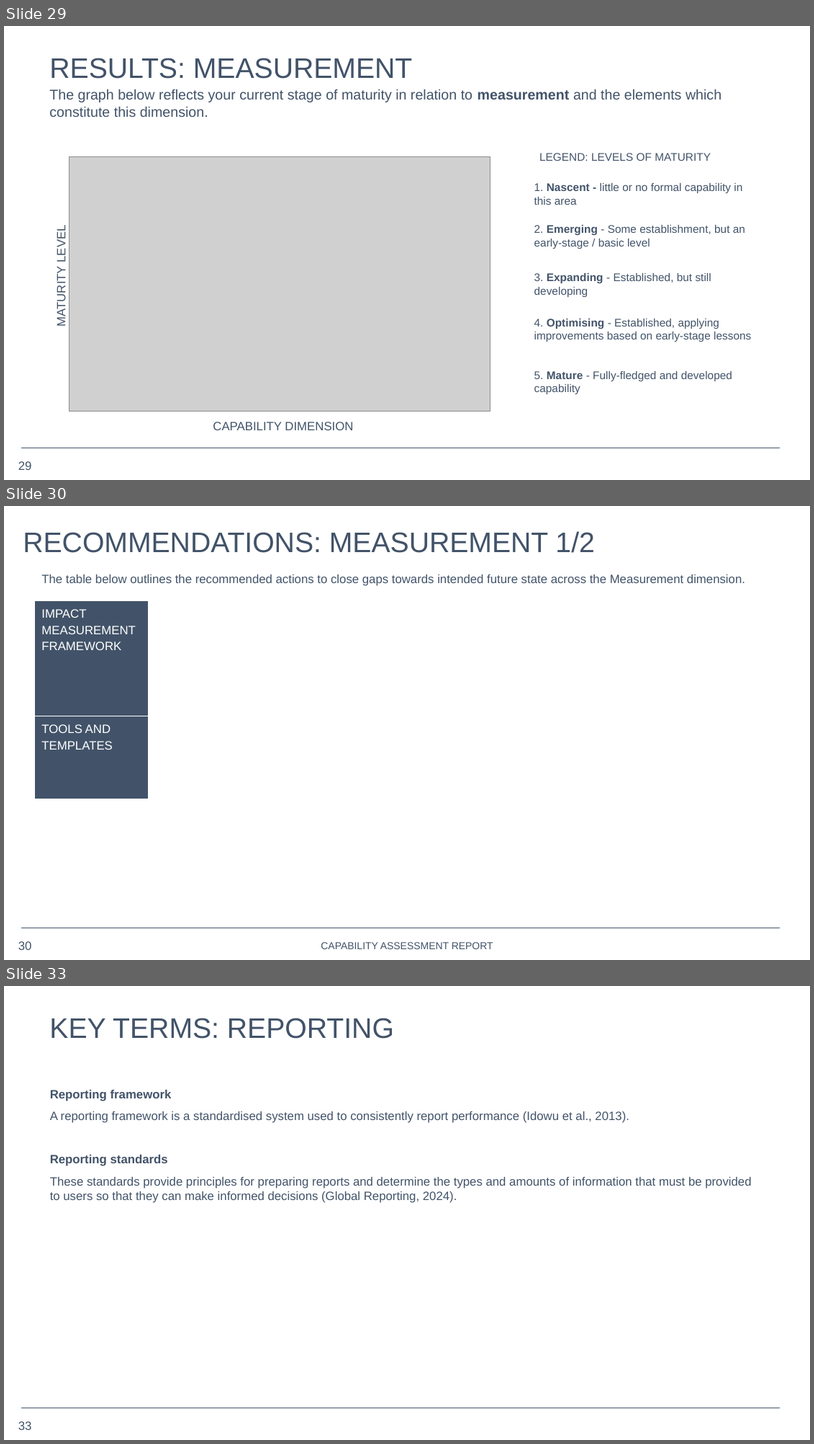
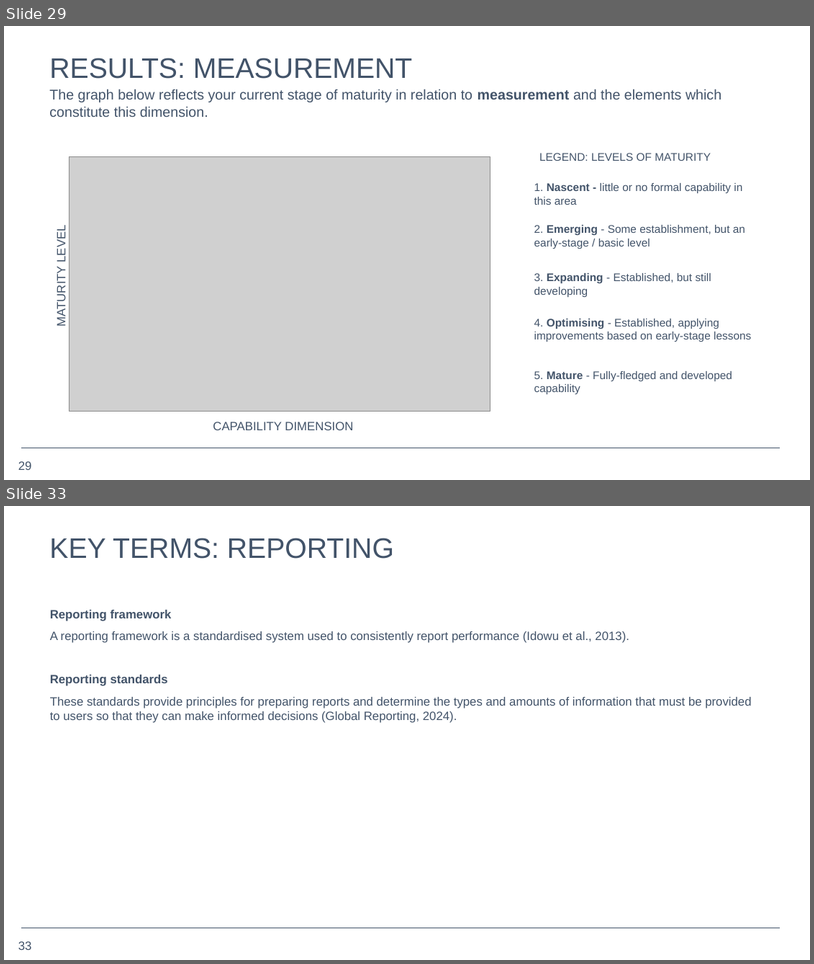
Before and after one commit to opus-meum/power-automate, a slide deck: Capability Assessment Report.pptx. Shown one above the other, each under a label of ours: slides 29, 30 and 33 before the commit, slides 29 and 33 after it; the slides between them are not shown. The pictures are 814x1444 and 814x964 pixels, drawn with LibreOffice and Linux fonts; fonts in the diff are those of the drawing; grey boxes stand for pictures; background and template pictures are left out. Boxes give left, top, right and bottom in pixels: in the first picture for what was removed or moved away, otherwise in the second. Text is boxed around its words. In the diff, an @@ line names an element or a change of style, - is before the commit and + after.

```diff
--- a/Capability Assessment Report.pptx
+++ b/Capability Assessment Report.pptx
@@ slide 30 removed at (x1=4, y1=506, x2=810, y2=960), background #FFFFFF; not listed: 1 template element that a slide beside it also shows @@
@@ title removed at (x1=23, y1=531, x2=594, y2=553) @@
-RECOMMENDATIONS: MEASUREMENT 1/2
@@ text removed at (x1=41, y1=574, x2=746, y2=586) @@
-The table below outlines the recommended actions to close gaps towards intended future state across the Measurement dimension.
@@ table removed at (x1=34, y1=601, x2=786, y2=799), 2 rows, 2 columns @@
-IMPACT MEASUREMENT FRAMEWORK | 
-TOOLS AND TEMPLATES | 
@@ page number removed at (x1=18, y1=941, x2=32, y2=950) @@
-30
@@ text removed at (x1=321, y1=942, x2=494, y2=949) @@
-CAPABILITY ASSESSMENT REPORT
```
Also in this commit, not shown: 11 slides changed, 1 slide added, 1 other file.
